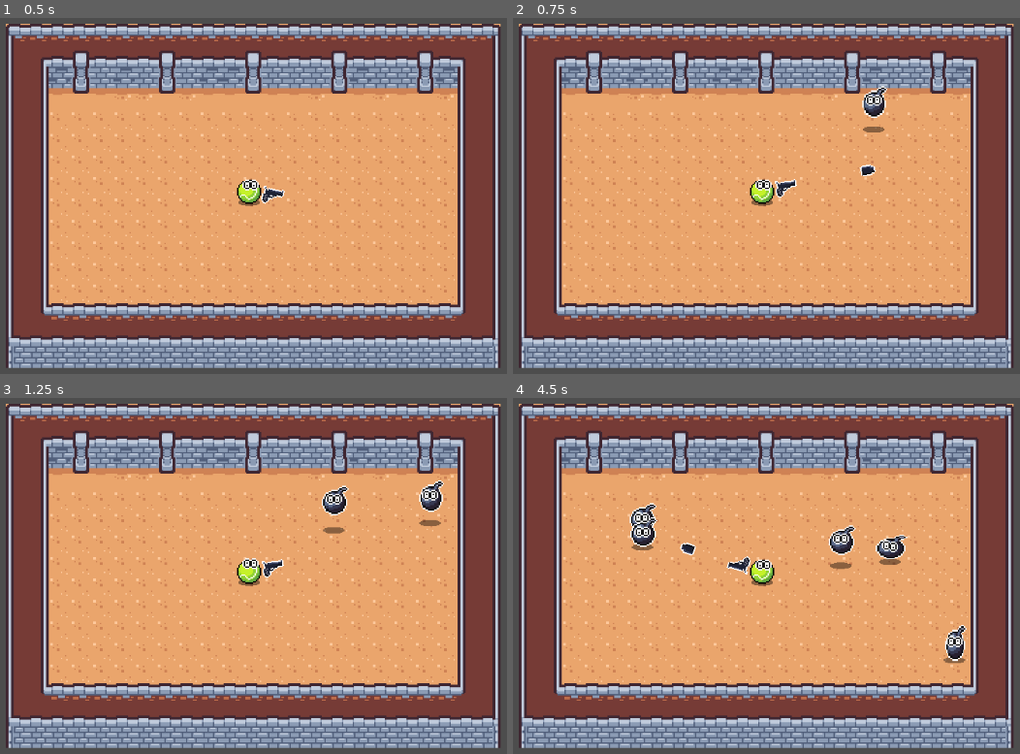
Above: before the commit, frames 1-4 (two rows, left to right).
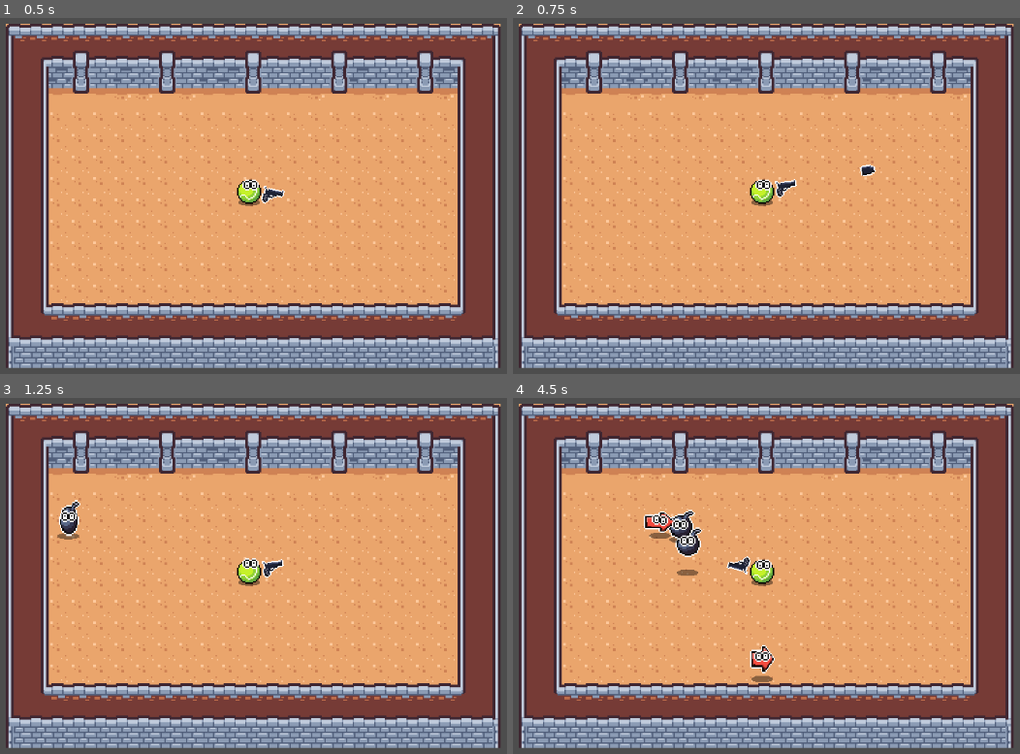
Above: after the commit, the same moments.

Repository: Lockd/trijam-286
Game: Godot game, scene res://Scenes/level.tscn
Same seed, same stepped clock (60 frames per second), same inputs: the game is played once before the commit and once after it.
Inputs (mouse positions are in pixels of both pictures, inside the frame that each line leads up to):
- Up to frame 1 (0.5 s): no input
- Up to frame 2 (0.75 s): tap Enter at 0.5 s; move the mouse to (943, 171) at 0.52 s; press the mouse at (943, 171) at 0.53 s
- Up to frame 3 (1.25 s): no input
- Up to frame 4 (4.5 s): move the mouse to (619, 593) at 1.27 s; release the mouse at (619, 593) at 1.28 s; click (619, 593) at 1.35 s; move the mouse to (852, 476) at 2.02 s; press the mouse at (852, 476) at 2.03 s; move the mouse to (736, 661) at 2.77 s; release the mouse at (736, 661) at 2.78 s; click (736, 661) at 2.85 s; move the mouse to (1004, 640) at 3.52 s; press the mouse at (1004, 640) at 3.53 s; move the mouse to (543, 508) at 4.27 s; release the mouse at (543, 508) at 4.28 s; click (543, 508) at 4.35 s

Frame 1 is identical in both runs. In frame 2, 0.4% of the frame differs, in the area x 68-74%, y 19-33%; in frame 3, 1.1%; in frame 4, 2.9%, in the area x 22-90%, y 29-80%.

Commit message:
TODO addon + enemy spawner logic

Diff:
--- a/Scenes/enemy_spawner.tscn
+++ b/Scenes/enemy_spawner.tscn
@@ -6,6 +6,8 @@
 [node name="EnemySpawner" type="Node2D"]
 position = Vector2(176, 111)
 script = ExtResource("1_d6h7g")
+pause_between_waves = 8
+arrows_per_wave = 6
 
 [node name="min" type="Node2D" parent="."]
 position = Vector2(-147, -65)
@@ -13,9 +15,13 @@
 [node name="max" type="Node2D" parent="."]
 position = Vector2(133, 72)
 
-[node name="RandomTimer" type="Timer" parent="."]
+[node name="SpawnEnemiesTimer" type="Timer" parent="."]
 autostart = true
 script = ExtResource("2_gt6b8")
 max_time = 1.2
 
-[connection signal="timeout" from="RandomTimer" to="." method="_on_random_timer_timeout"]
+[node name="WavePauseTimer" type="Timer" parent="."]
+
+[connection signal="timeout" from="SpawnEnemiesTimer" to="." method="_on_spawn_enemies_timeout"]
+[connection signal="timeout" from="SpawnEnemiesTimer" to="." method="_on_random_timer_timeout"]
+[connection signal="timeout" from="WavePauseTimer" to="." method="_on_wave_pause_timer_timeout"]
--- a/Scripts/enemy.gd
+++ b/Scripts/enemy.gd
@@ -7,6 +7,7 @@
 var active_sprite : Sprite2D
 enum enemy_types { ARROW, BOMB }
 var enemy_type: enemy_types = enemy_types.ARROW
+var type_index = 0
 
 # AI movement
 @export var jump_cooldown := 1.3
@@ -69,7 +70,7 @@
 		bomb_sprite.visible = true
 		enemy_type = enemy_types.BOMB
 	else:
-		var type_index = randi_range(0, types.size() - 1)
+		type_index = randi_range(0, types.size() - 1)
 		types[type_index].visible = true
 		active_sprite = types[type_index]
 		enemy_type = enemy_types.ARROW
--- a/Scripts/enemy_spawner.gd
+++ b/Scripts/enemy_spawner.gd
@@ -2,14 +2,23 @@
 
 var pipe = preload("res://Scenes/enemy.tscn")
 @onready var player: Node2D = %Player
+@onready var spawn_enemies_timer: RandomTimer = $SpawnEnemiesTimer
+@onready var wave_pause_timer: Timer = $WavePauseTimer
+
 # In every scene where we add this logic we should also adjust min and max
 @onready var max_location: Node2D = $max
 @onready var min_location: Node2D = $min
-
 var x_min: float
 var x_max: float
 var y_min: float
 var y_max: float
+
+@export_category("Enemy Waves")
+@export var pause_between_waves := 3
+@export var arrows_per_wave: int = 8
+@export var bombs_per_wave: int = 3
+var spawned_bombs: int = 0
+var spawned_arrows: int = 0
 
 func _ready() -> void:
 	x_min = min_location.global_position.x
@@ -17,10 +26,28 @@
 	x_max = max_location.global_position.x
 	y_max = max_location.global_position.y
 
+	wave_pause_timer.wait_time = pause_between_waves
+
 func  spawn_enemy():
 	var enemy: Enemy = pipe.instantiate()
 	owner.add_child(enemy)
-	enemy.select_enemy_type(true)
+	var is_bomb = randf() >= 0.5 && spawned_bombs <= bombs_per_wave
+	if is_bomb:
+		spawned_bombs += 1
+	else:
+		spawned_arrows += 1
+	enemy.select_enemy_type(is_bomb)
+	var rand_position = get_spawn_position()
+	enemy.global_position = rand_position
+
+	if spawned_arrows + spawned_bombs >= arrows_per_wave + bombs_per_wave:
+		spawn_enemies_timer.stop()
+		wave_pause_timer.start()
+		spawned_arrows = 0
+		spawned_bombs = 0
+
+
+func get_spawn_position() -> Vector2:
 	var is_on_x = randf() > 0.5
 	var rand_position :=  Vector2(0, 0)
 
@@ -39,8 +66,14 @@
 			rand_position.x = x_min
 		else:
 			rand_position.x = x_max
+	return rand_position
 
-	enemy.global_position = rand_position
 
-func _on_random_timer_timeout() -> void:
+func _on_spawn_enemies_timeout() -> void:
 	spawn_enemy()
+
+
+func _on_wave_pause_timer_timeout() -> void:
+	spawn_enemy()
+	spawn_enemies_timer.start()
+	wave_pause_timer.stop()
--- a/project.godot
+++ b/project.godot
@@ -14,6 +14,10 @@
 run/main_scene="res://Scenes/level.tscn"
 config/features=PackedStringArray("4.3", "GL Compatibility")
 config/icon="res://icon.svg"
+
+[editor_plugins]
+
+enabled=PackedStringArray("res://addons/Todo_Manager/plugin.cfg")
 
 [global_group]
 
Not shown, added: addons/Todo_Manager/ColourPicker.gd
Not shown, added: addons/Todo_Manager/Current.gd
Not shown, added: addons/Todo_Manager/Dock.gd
Not shown, added: addons/Todo_Manager/Pattern.gd
Not shown, added: addons/Todo_Manager/Project.gd
Not shown, added: addons/Todo_Manager/UI/ColourPicker.tscn
Not shown, added: addons/Todo_Manager/UI/Dock.tscn
Not shown, added: addons/Todo_Manager/UI/Pattern.tscn
Not shown, added: addons/Todo_Manager/plugin.cfg
Not shown, added: addons/Todo_Manager/plugin.gd
Not shown, added: addons/Todo_Manager/todo.cfg
Not shown, added: addons/Todo_Manager/todoItem_class.gd
(and 1 more such lines)
